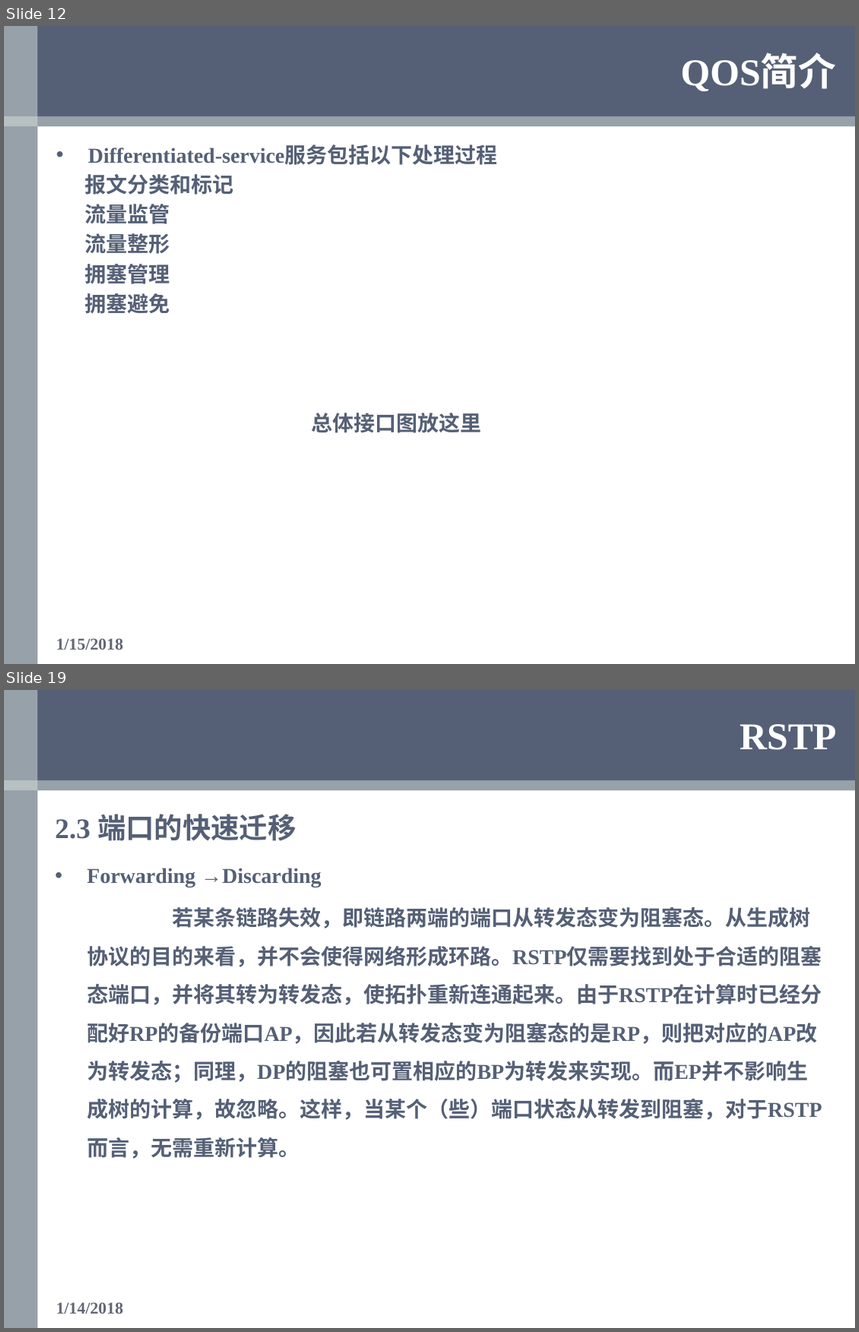
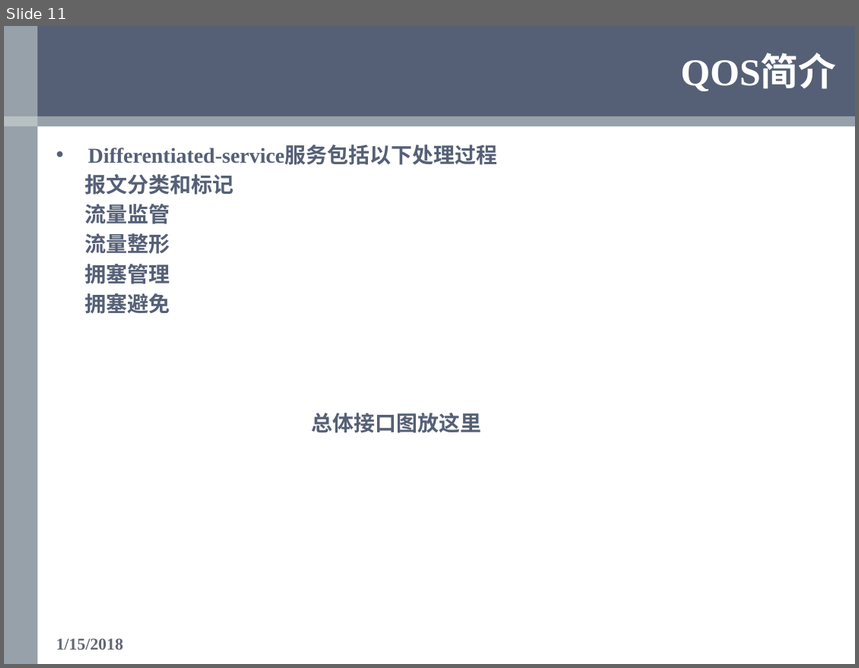
Before and after one commit to OOCC/PlanGIt, a slide deck: Personal/xueyu/Work/银河风云/QOS/QOS学习报告—薛雨.pptx. Shown one above the other, each under a label of ours: slides 12 and 19 before the commit, slide 11 after it; the slides between them are not shown. The pictures are 859x1332 and 859x668 pixels, drawn with LibreOffice and Linux fonts; fonts in the diff are those of the drawing; background and template pictures are left out. Boxes give left, top, right and bottom in pixels: in the first picture for what was removed or moved away, otherwise in the second. Text is boxed around its words. In the diff, an @@ line names an element or a change of style, - is before the commit and + after.

```diff
--- a/Personal/xueyu/Work/银河风云/QOS/QOS学习报告—薛雨.pptx
+++ b/Personal/xueyu/Work/银河风云/QOS/QOS学习报告—薛雨.pptx
@@ slide 19 removed at (x1=4, y1=690, x2=855, y2=1328), background #FFFFFF; not listed: 4 template elements that a slide beside it also shows @@
@@ title removed at (x1=740, y1=724, x2=836, y2=750) @@
-RSTP
@@ text removed at (x1=55, y1=814, x2=823, y2=1159) @@
-2.3 端口的快速迁移
-• Forwarding →Discarding
-若某条链路失效，即链路两端的端口从转发态变为阻塞态。从生成树协议的目的来看，并不会使得网络形成环路。RSTP仅需要找到处于合适的阻塞态端口，并将其转为转发态，使拓扑重新连通起来。由于RSTP在计算时已经分配好RP的备份端口AP，因此若从转发态变为阻塞态的是RP，则把对应的AP改为转发态；同理，DP的阻塞也可置相应的BP为转发来实现。而EP并不影响生成树的计算，故忽略。这样，当某个（些）端口状态从转发到阻塞，对于RSTP而言，无需重新计算。
@@ text removed at (x1=56, y1=1303, x2=123, y2=1314) @@
-1/14/2018
@@ what was slide 12 is now slide 11 @@
```
Also in this commit, not shown: 11 slides changed, 15 slides added, 27 other slides removed.
